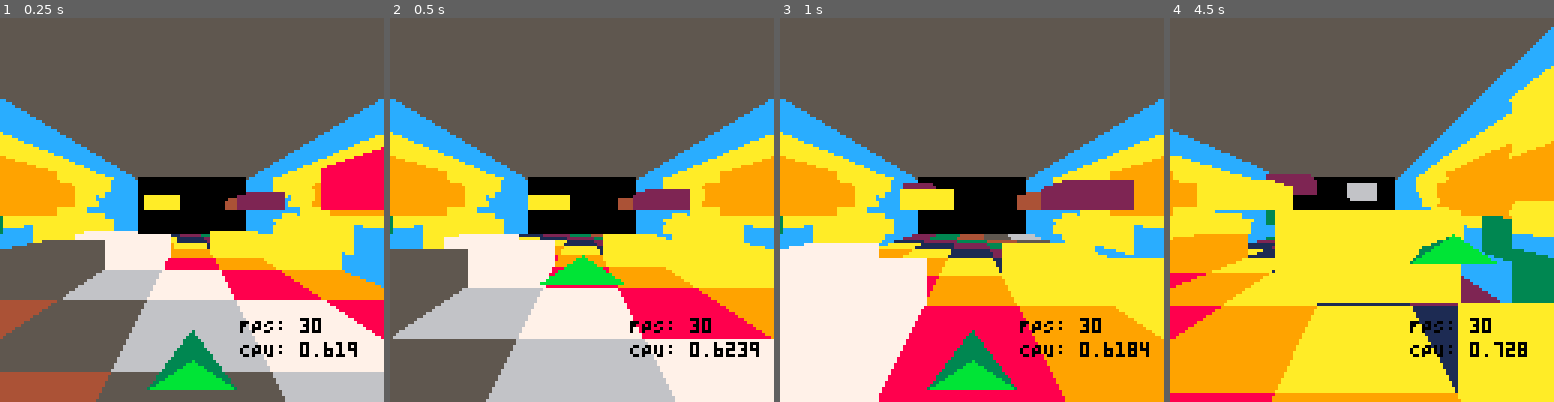
Above: before the commit, frames 1-4 (left to right).
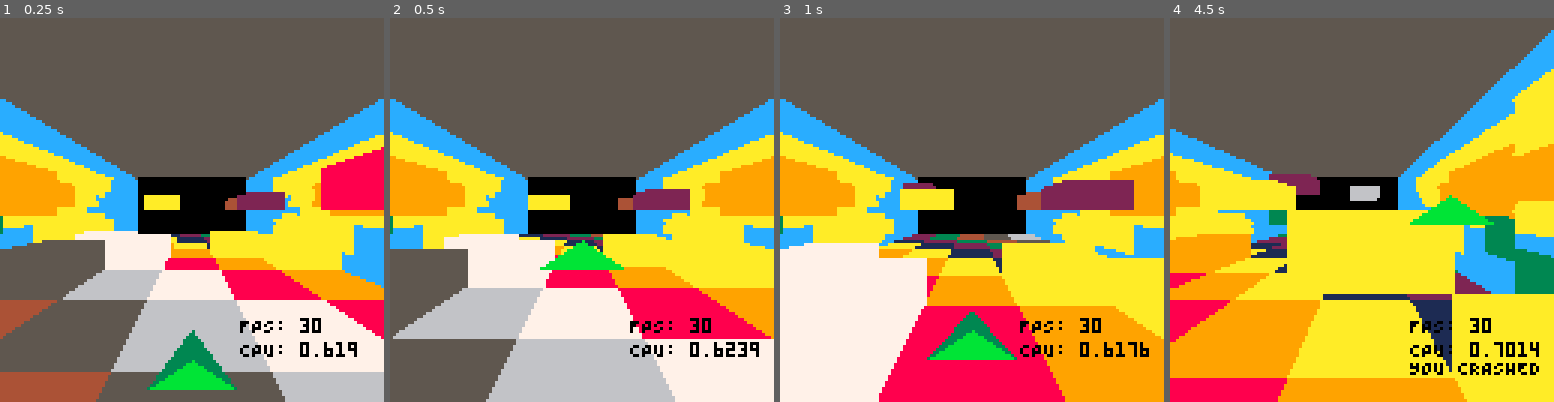
Above: after the commit, the same moments.

Repository: bobgar/pico3d
Game: PICO-8 cartridge 3d.p8
Two runs of this game, one before a commit and one after it. Both use one fixed random seed, a clock stepped at 60 frames per second and the inputs below.
Inputs:
- Up to frame 1 (0.25 s): no input
- Up to frame 2 (0.5 s): tap X (X key) at 0.33 s
- Up to frame 3 (1 s): no input
- Up to frame 4 (4.5 s): tap X (X key) at 1.07, 1.85, 2.97, 4.08 s; hold Right 1.6-2.1 s; hold Up 2.15-2.42 s; hold Right 2.47-3.03 s; hold Left 3.08-3.58 s; hold Down 3.63-3.97 s; hold Right from 4.02 s (still down)

Frame 1 is identical in both runs. In frame 2, 1.3% of the frame differs, in the area x 39-61%, y 57-70%; in frame 3, 3.0%; in frame 4, 10%, in the area x 0-100%, y 2-100%.

Commit message:
Make jump feel better

Diff:
--- a/3d.lua
+++ b/3d.lua
@@ -14,6 +14,8 @@
     damp=.9
     ontheground = true
     gravity = 1
+    maxjumps = 1
+    curjumps = 1
     --outline=true
 
     xstep = 256 / (xsize-1)
@@ -64,16 +66,16 @@
     if btnp(⬇️) then advance -= advancespeed  end
     if btn(➡️) then shipx+= speed*30  end
     if btn(⬅️) then shipx-= speed*30 end
-    if btnp(❎ ) and ontheground then vy = -10 end
-
-
-
-    checkdownwardcollision()
+    if btnp(❎ ) and curjumps>0 then vy = -10 curjumps-=1 end
+
+
 
     -- px+=vx
     shipy+=vy
     -- vx*=damp
     pz+=advance
+
+    checkdownwardcollision()
 end
 
 function checkdownwardcollision()
@@ -91,6 +93,7 @@
     elseif level[ceil(ix)][ceil(ny)][ceil(iz)] != 0 then
         vy = 0
         ontheground = true
+        curjumps = maxjumps
     else
         vy += gravity
         ontheground = false
